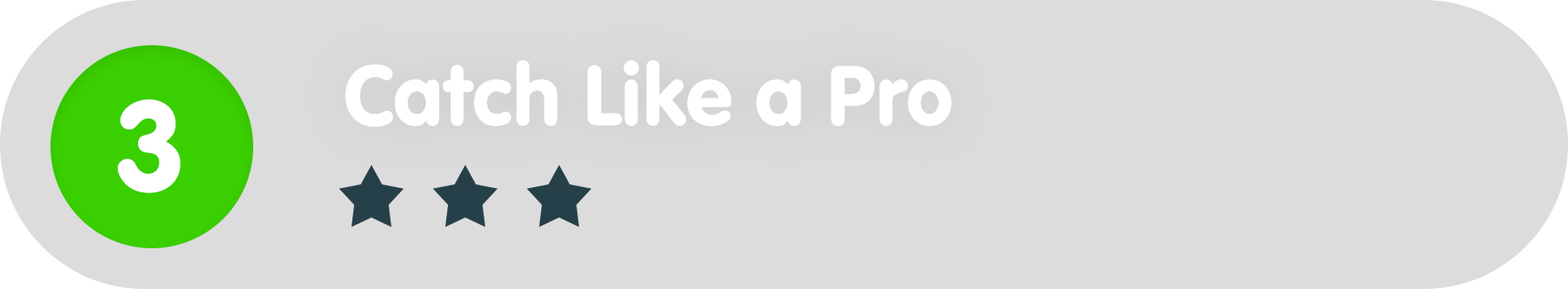
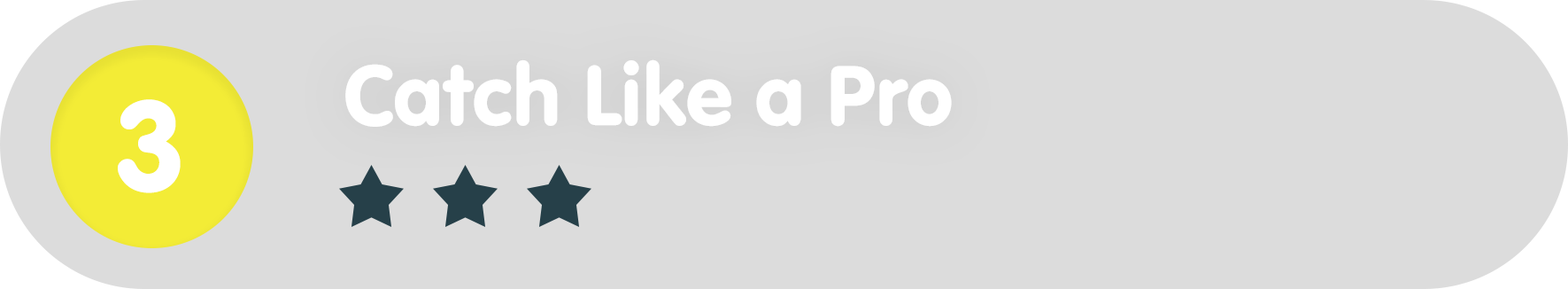
Layered file, before and after one edit (1568px x 289px). Changes by layer:
painted on "Ellipse_green" over (50, 45, 254, 248)
